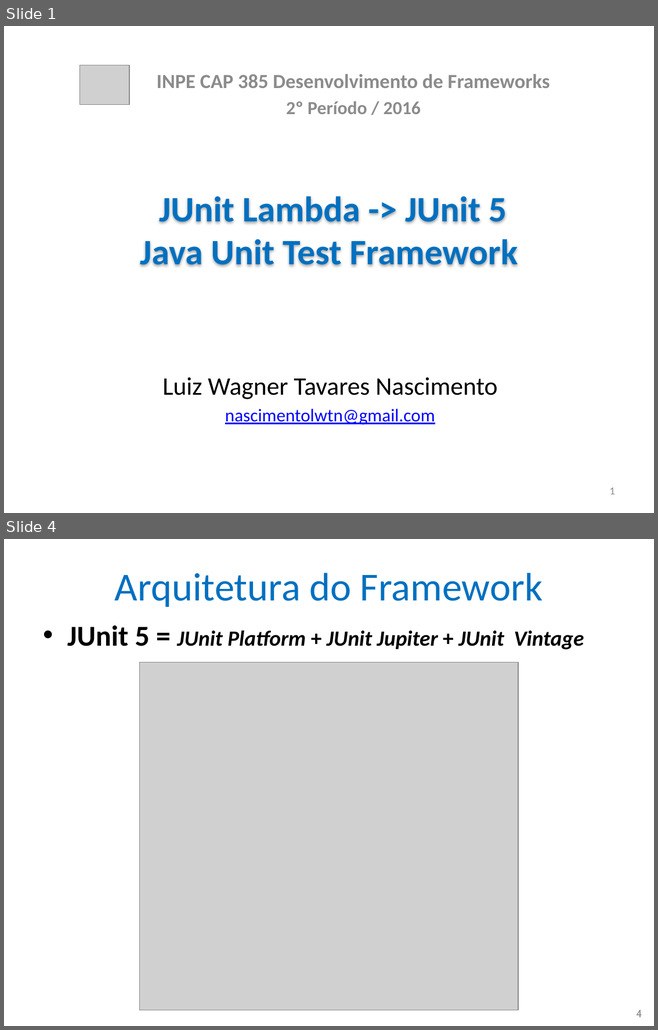
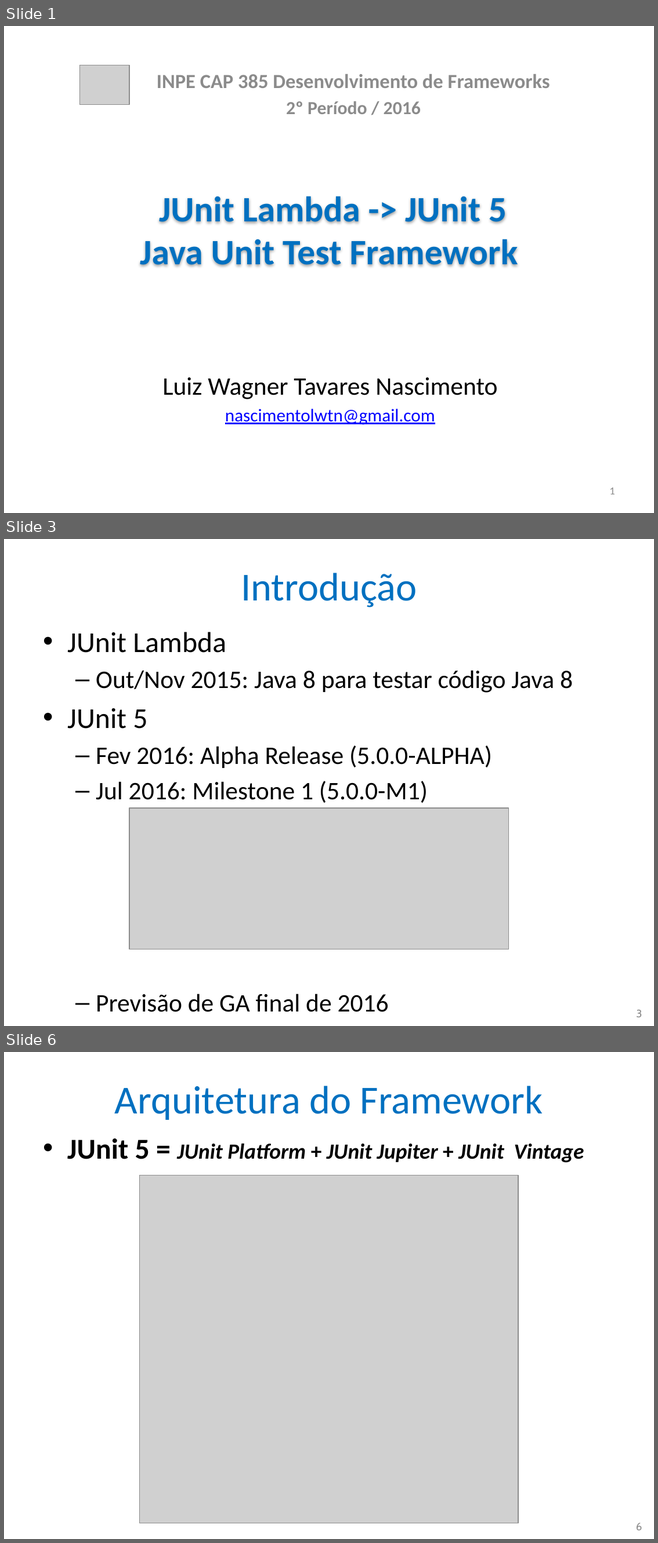
Before and after one commit to nascimentolwtn/INPE-CAP-385_DesenvolvimentoFrameworks, a slide deck: CAP385-00-Presentations/02-JUnit 5/02-JUnit 5.pptx. Shown one above the other, each under a label of ours: slides 1 and 4 before the commit, slides 1, 3 and 6 after it; the slides between them are not shown. The pictures are 658x1030 and 658x1543 pixels, drawn with LibreOffice and Linux fonts; fonts in the diff are those of the drawing; grey boxes stand for pictures. Boxes give left, top, right and bottom in pixels: in the first picture for what was removed or moved away, otherwise in the second. Text is boxed around its words. In the diff, an @@ line names an element or a change of style, - is before the commit and + after.

Commit message:
Classes para slide do Ciclo de Vida JUnit5

```diff
--- a/CAP385-00-Presentations/02-JUnit 5/02-JUnit 5.pptx
+++ b/CAP385-00-Presentations/02-JUnit 5/02-JUnit 5.pptx
@@ slide 3 added at [4,539,654,1026], background #FFFFFF @@
@@ title added at [241,573,416,607], 44 pt, text #0070C0 @@
+Introdução
@@ text added at [67,632,572,1012], 28 pt, text #000000 @@
+• JUnit Lambda
+  – Out/Nov 2015: Java 8 para testar código Java 8
+• JUnit 5
+  – Fev 2016: Alpha Release (5.0.0-ALPHA)
+  – Jul 2016: Milestone 1 (5.0.0-M1)
+  – Previsão de GA final de 2016
@@ picture added at [129,808,508,950] @@
@@ page number added at [636,1010,641,1017], 12 pt, text #8C8C8C @@
+3
@@ what was slide 4 is now slide 6 @@
@@ page number at [636,1523,642,1530]: text changed @@
-4
+6
```
Also in this commit, not shown: 1 slide changed, 2 other slides added, 1 slide removed, 5 other files.
